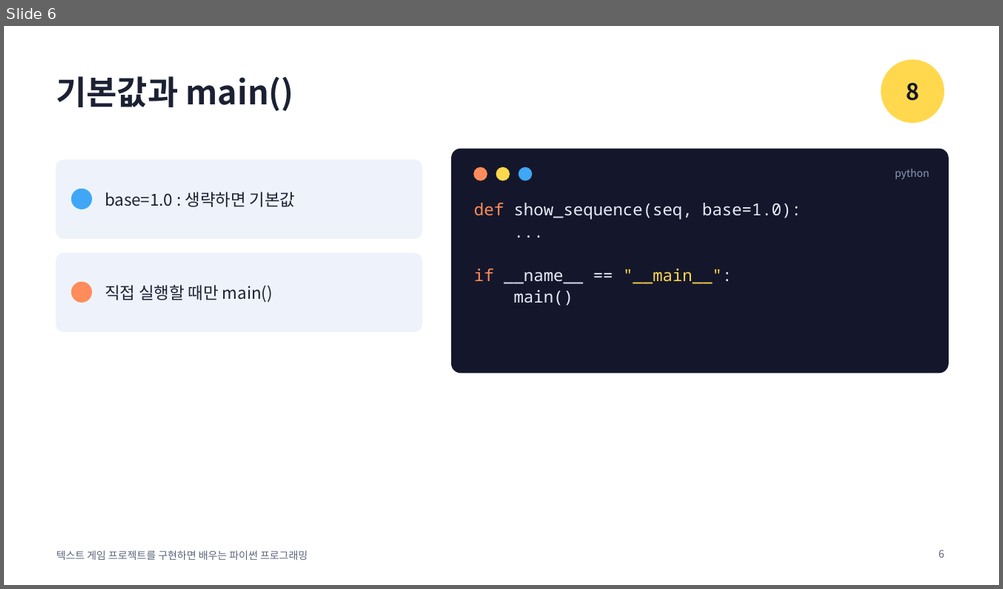
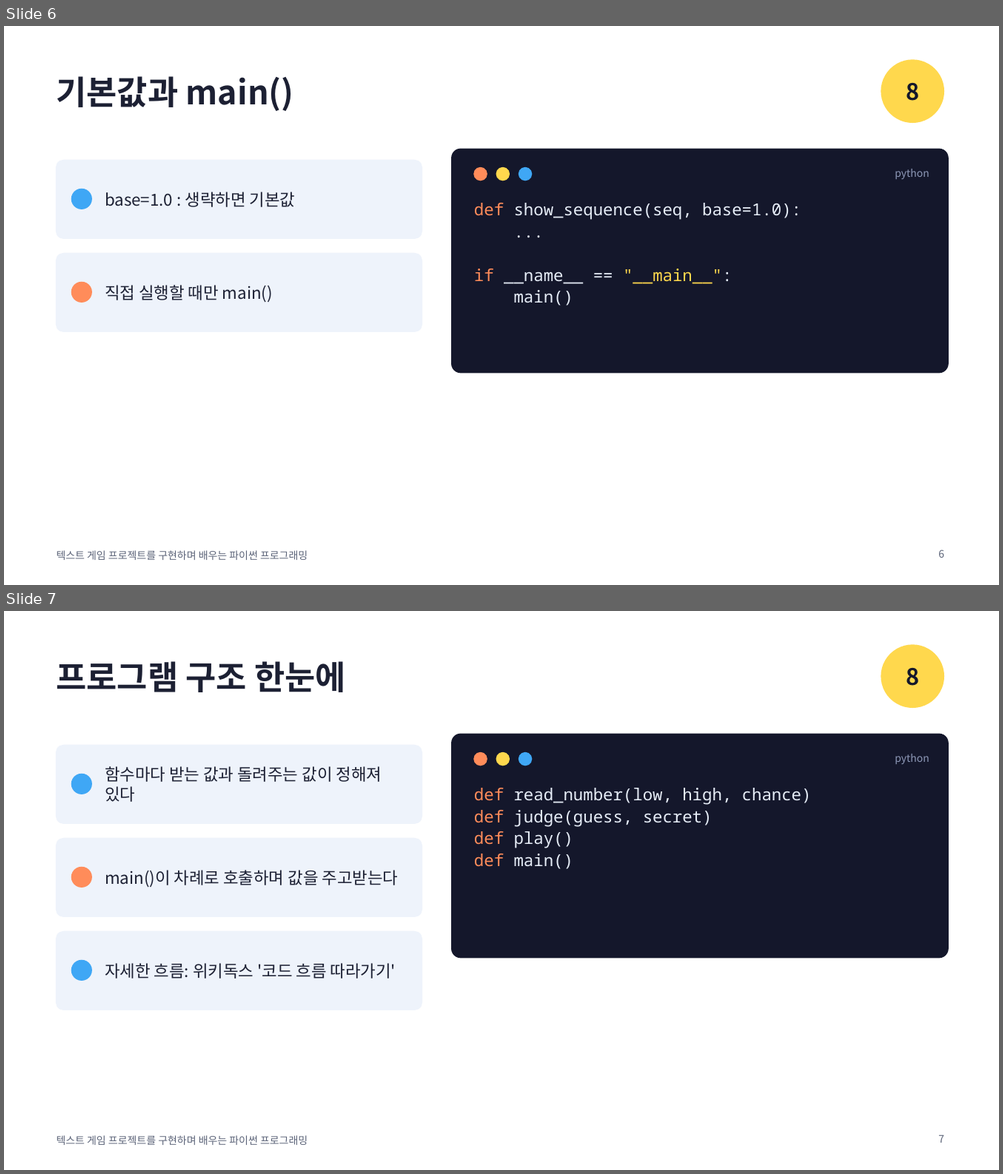
Before and after one commit to nabilera1/python_lecture_game_pingpong, a slide deck: slides/08-function.pptx. Shown one above the other, each under a label of ours: slide 6 before the commit, slides 6 and 7 after it. The pictures are 1003x589 and 1003x1174 pixels, drawn with LibreOffice and Linux fonts; fonts in the diff are those of the drawing. Boxes give left, top, right and bottom in pixels: in the first picture for what was removed or moved away, otherwise in the second. Text is boxed around its words. In the diff, an @@ line names an element or a change of style, - is before the commit and + after.

```diff
--- a/slides/08-function.pptx
+++ b/slides/08-function.pptx
@@ slide 7 added at (4,611,999,1170), background #FFFFFF; not listed: 1 template element that a slide beside it also shows @@
@@ ellipse added at (881,644,944,708), fill #FFD84D @@
@@ title added at (57,661,346,692), 32 pt, text #1C2033, bold @@
+프로그램 구조 한눈에
@@ text added at (905,668,919,686), 22 pt, text #14172B, bold @@
+8
@@ rounded rectangle added at (452,734,948,958), fill #14172B, outline #14172B 1 pt @@
@@ rounded rectangle added at (57,745,422,823), fill #EEF3FB, outline #EEF3FB 1 pt @@
@@ ellipse added at (474,753,486,766), fill #FF8C5A, outline #FF8C5A 1 pt @@
@@ ellipse added at (496,753,509,766), fill #FFD84D, outline #FFD84D 1 pt @@
@@ ellipse added at (519,753,532,766), fill #3FA7F5, outline #3FA7F5 1 pt @@
@@ text added at (894,754,929,764), 10 pt, text #8E99B8 @@
+python
@@ ellipse added at (71,774,92,795), fill #3FA7F5 @@
@@ text added at (105,766,382,802), 16 pt, text #1C2033 @@
+함수마다 받는 값과 돌려주는 값이 정해져 있다
@@ text added at (474,788,811,869), 16 pt, text #E6EDF7 @@
+def read_number(low, high, chance)
+def judge(guess, secret)
+def play()
+def main()
@@ rounded rectangle added at (57,839,422,917), fill #EEF3FB, outline #EEF3FB 1 pt @@
@@ ellipse added at (71,867,92,888), fill #FF8C5A @@
@@ text added at (105,870,398,888), 16 pt, text #1C2033 @@
+main()이 차례로 호출하며 값을 주고받는다
@@ rounded rectangle added at (57,932,422,1010), fill #EEF3FB, outline #EEF3FB 1 pt @@
@@ ellipse added at (71,960,92,981), fill #3FA7F5 @@
@@ text added at (105,963,396,979), 16 pt, text #1C2033 @@
+자세한 흐름: 위키독스 '코드 흐름 따라가기'
@@ page number added at (938,1135,944,1143), 10 pt, text #5B6378 @@
+7
@@ slide 6 changed as well @@
@@ text at (57,551,307,560): text changed @@
-텍스트 게임 프로젝트를 구현하면 배우는 파이썬 프로그래밍
+텍스트 게임 프로젝트를 구현하며 배우는 파이썬 프로그래밍
```
Also in this commit, not shown: 8 other slides changed, 1 other slide added, 54 other files.
